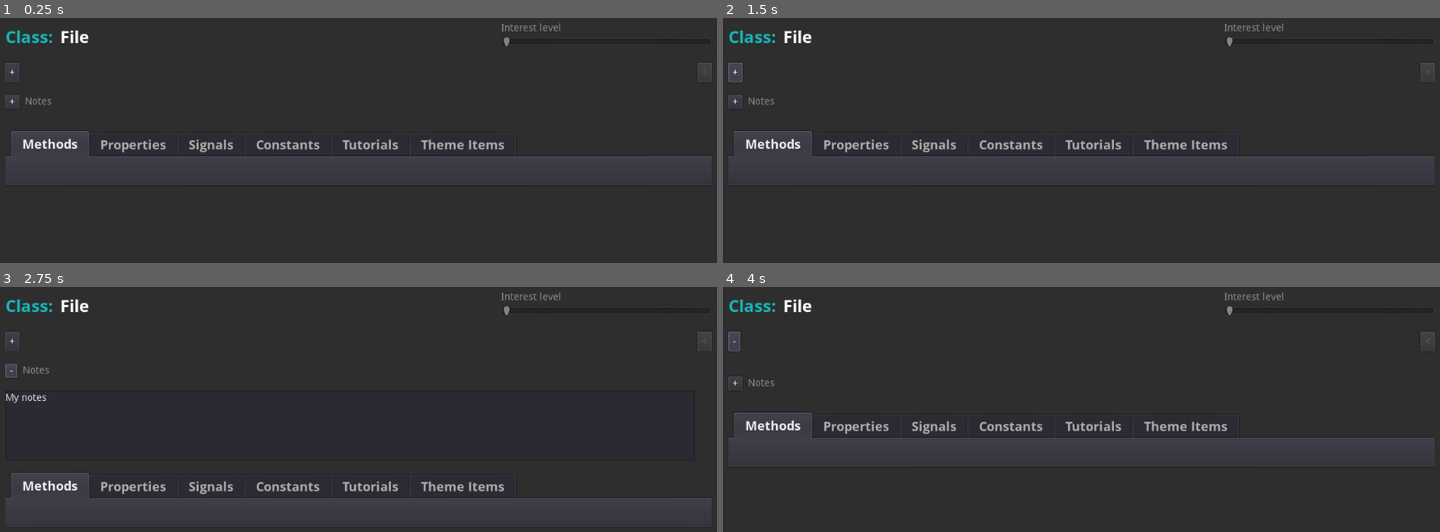
Above: before the commit, frames 1-4 (two rows, left to right).
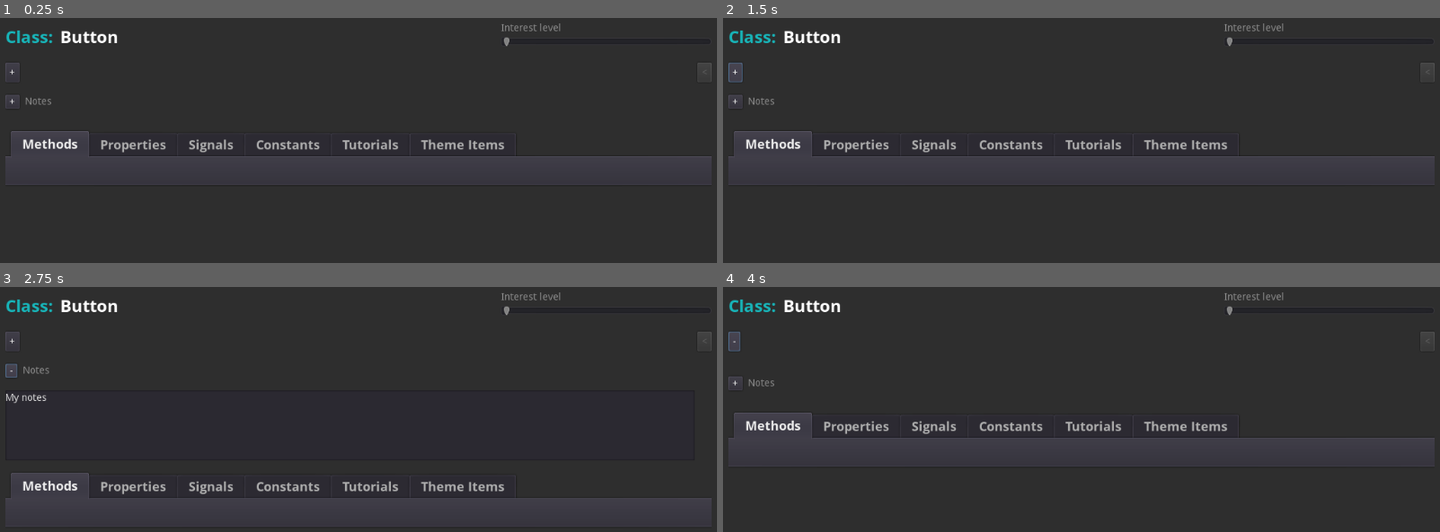
Above: after the commit, the same moments.

Repository: andrew-wilkes/godotbuddy.com
Game: Godot game, scene res://Test.tscn
The game is run twice, just before and just after one commit, with the same random seed, the same clock (stepped at 60 frames per second) and the same inputs. The project has no main scene, so this scene is started directly.
Inputs:
- Up to frame 1 (0.25 s): no input
- Up to frame 2 (1.5 s): click "+" at 0.5 s; click "-" at 1.25 s
- Up to frame 3 (2.75 s): click "+" at 2 s
- Up to frame 4 (4 s): click "-" at 2.75 s; click "+" at 3.5 s

The runs differ from the first frame. In frame 1, 0.2% of the frame differs, in the area x 8-17%, y 5-11%; in frame 2, 0.2%; in frame 3, 0.2%; in frame 4, 0.2%.
Error before the commit: Invalid get index 'File' (on base: 'Dictionary'). (res://ClassDetails.gd:147)
Error after the commit: Invalid get index 'Button' (on base: 'Dictionary'). (res://ClassDetails.gd:163)

Commit message:
List properties in tab

Diff:
--- a/apps/desktop/ClassDetails.gd
+++ b/apps/desktop/ClassDetails.gd
@@ -15,7 +15,7 @@
 var back_button
 var tab_list = [
 	"methods",
-	"members",
+	"properties",
 	"signals",
 	"constants",
 	"tutorials",
@@ -34,7 +34,7 @@
 	back_button.disabled = true
 	descbox.hide()
 	notes.get_parent().hide()
-	update_content("File")
+	update_content("Button")
 
 
 func update_content(cname, new = true):
@@ -85,7 +85,18 @@
 			for key in items.keys():
 				content.append(get_method_string(key, items[key]))
 			content.append("[/table]")
+		"properties":
+			content.append("[table=2]")
+			for key in items.keys():
+				content.append(get_property_string(key, items[key]))
+			content.append("[/table]")
 	tab.set_content(content.join("\n"))
+
+
+func get_property_string(pname, attribs: Dictionary):
+	var ps = PoolStringArray([])
+	ps.append("[cell][right]%s[/right]\t[/cell][cell]%s %s[/cell]" % [get_return_type_string(attribs.type), pname, get_default_property_value(attribs)])
+	return ps.join("\n")
 
 
 func get_method_string(mname, items):
@@ -93,6 +104,11 @@
 	for item in items:
 		ms.append("[cell][right]%s[/right]\t[/cell][cell]%s(%s) %s[/cell]" % [get_return_type_string(item.return_type), mname, get_args(item.args), item.qualifiers])
 	return ms.join("\n")
+
+
+func get_default_property_value(item: Dictionary):
+	var ds = item.get("default", "")
+	return "[default: %s]" % [ds] if ds.length() > 0 else ""
 
 
 func get_return_type_string(type):
